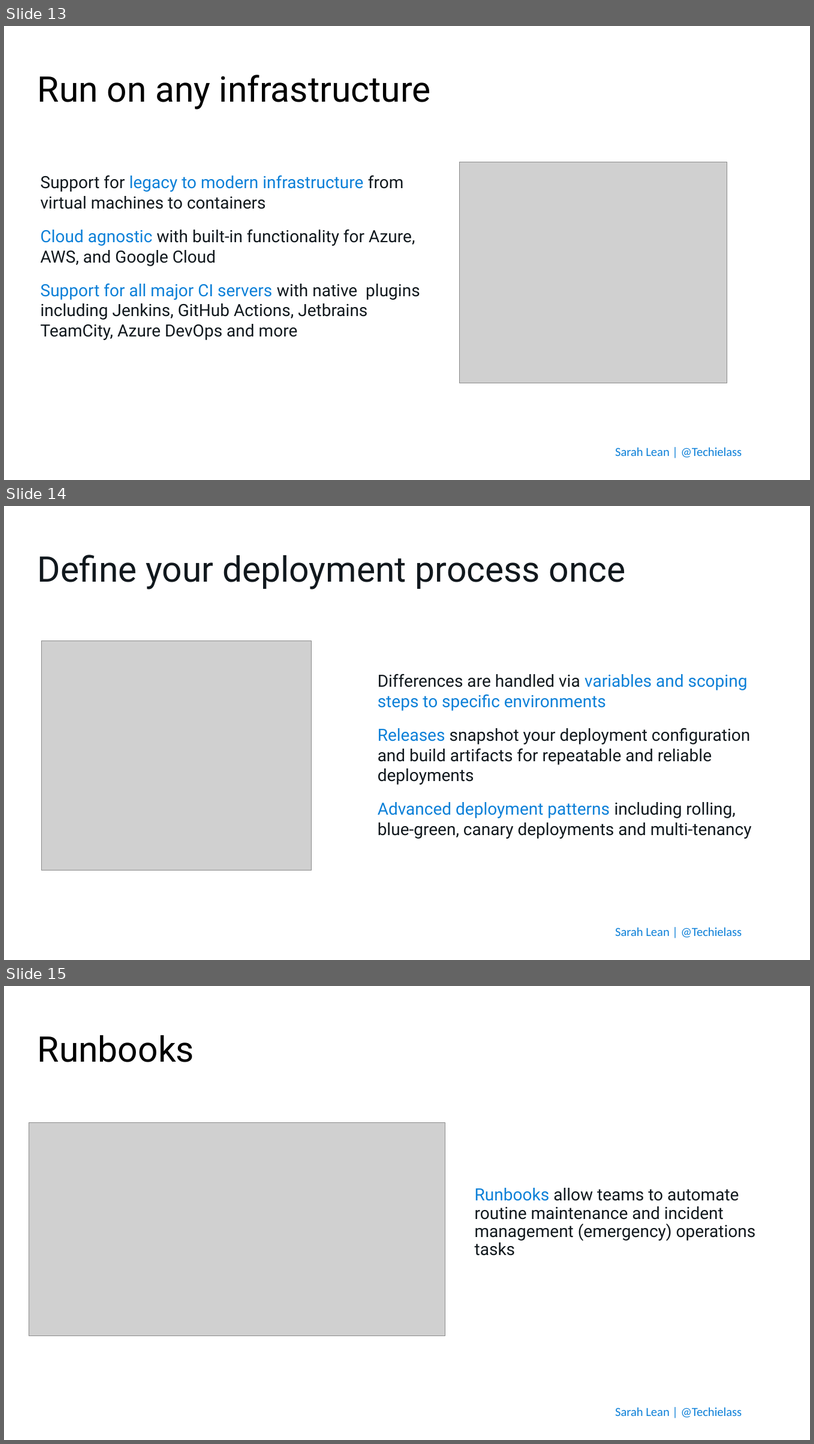
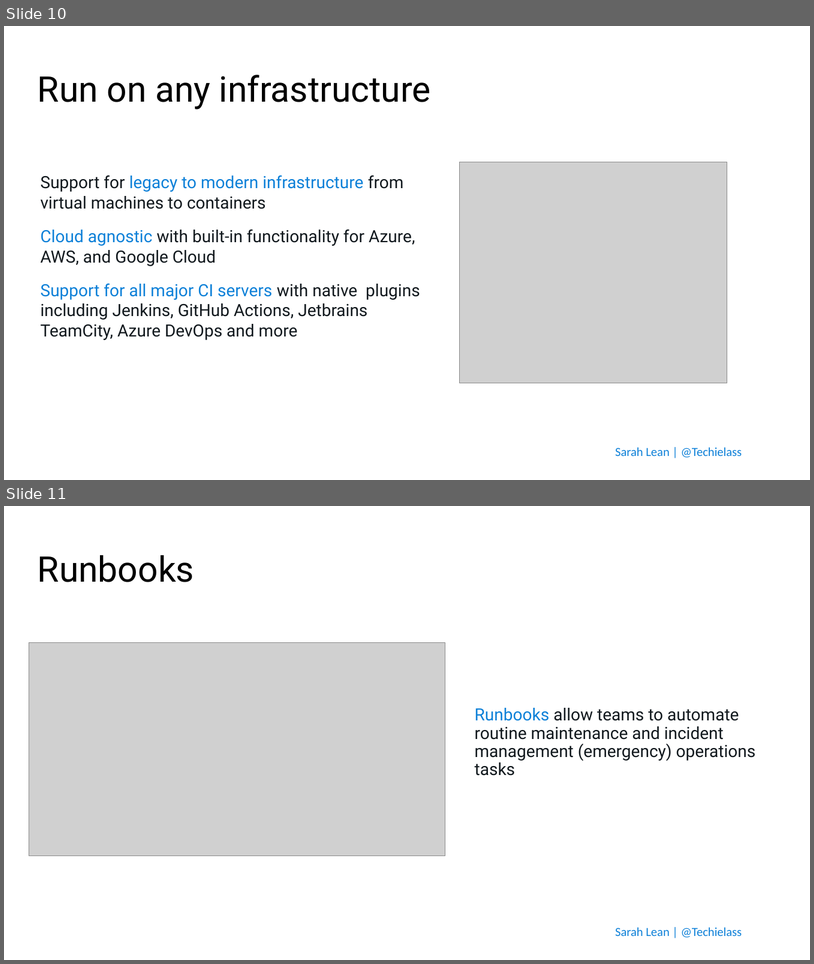
Before and after one commit to weeyin83/Presentations, a slide deck: 2022/bicepoctopus/CombineAzureBicepandOctopusDeploy_Public.pptx. Shown one above the other, each under a label of ours: slides 13, 14 and 15 before the commit, slides 10 and 11 after it. The pictures are 814x1444 and 814x964 pixels, drawn with LibreOffice and Linux fonts; fonts in the diff are those of the drawing; grey boxes stand for pictures; background and template pictures are left out. Boxes give left, top, right and bottom in pixels: in the first picture for what was removed or moved away, otherwise in the second. Text is boxed around its words. In the diff, an @@ line names an element or a change of style, - is before the commit and + after.

```diff
--- a/2022/bicepoctopus/CombineAzureBicepandOctopusDeploy_Public.pptx
+++ b/2022/bicepoctopus/CombineAzureBicepandOctopusDeploy_Public.pptx
@@ slide 14 removed at (4,506,810,960), background #FFFFFF; not listed: 1 template element that a slide beside it also shows @@
@@ title removed at (38,555,626,589) @@
-Define your deployment process once
@@ picture removed at (42,641,311,870) @@
@@ text removed at (378,673,752,838) @@
-Differences are handled via variables and scoping steps to specific environments
-Releases snapshot your deployment configuration and build artifacts for repeatable and reliable deployments
-Advanced deployment patterns including rolling, blue-green, canary deployments and multi-tenancy
@@ what was slide 13 is now slide 10 @@
@@ what was slide 15 is now slide 11 @@
```
Also in this commit, not shown: 1 slide changed, 4 other slides removed.
